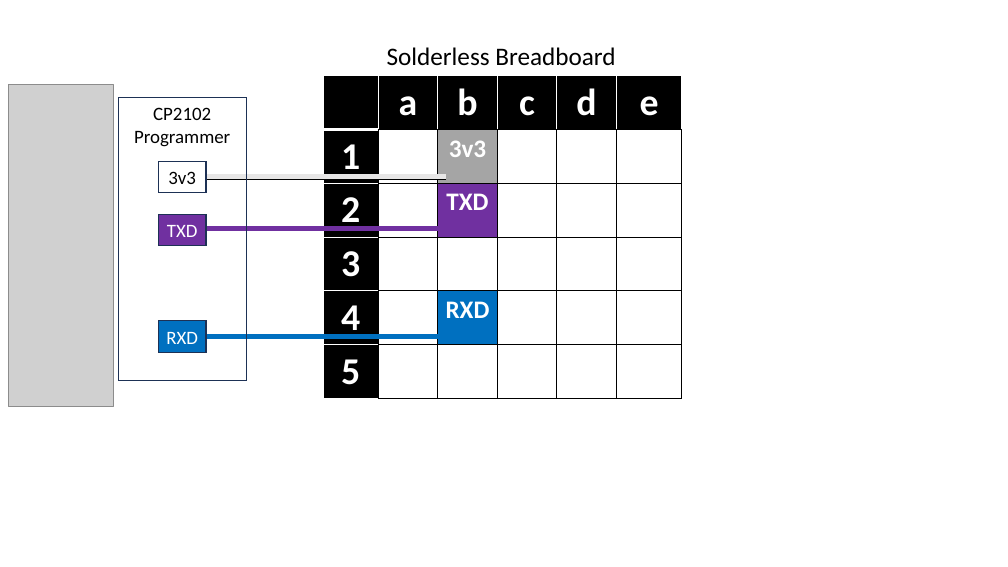
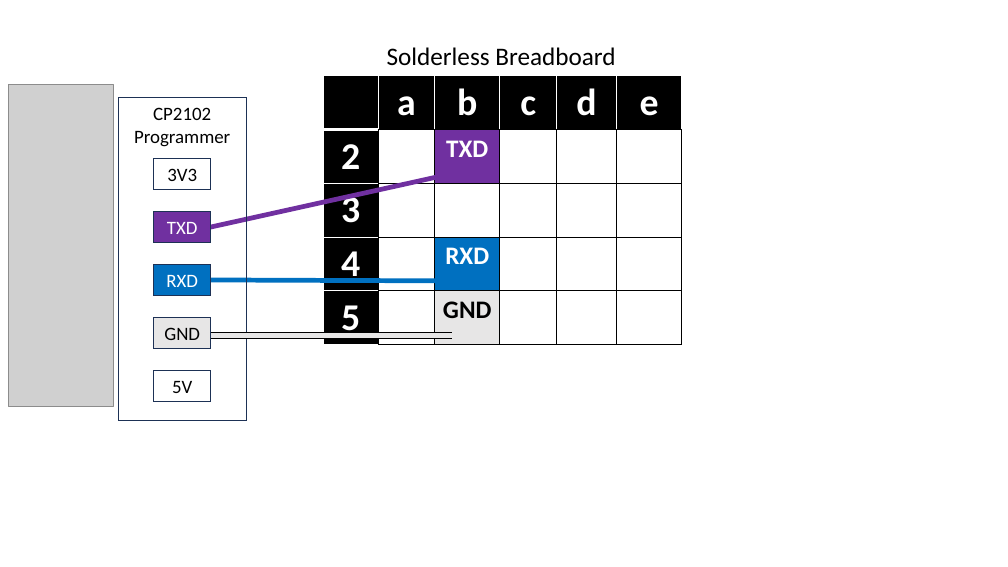
Before and after one commit to makersmakingchange/Twitch-Switch, a slide deck: slide 4 of Documentation/Working_Documents/Assets/Twitch Switch Programmer Diagram.pptx (slide 5 before the commit). Drawn at 1008x567 pixels with LibreOffice and Linux fonts; fonts in the diff are those of the drawing; grey boxes stand for pictures. Boxes give left, top, right and bottom in pixels: in the first picture for what was removed or moved away, otherwise in the second. Text is boxed around its words. In the diff, an @@ line names an element or a change of style, - is before the commit and + after.

```diff
--- a/Documentation/Working_Documents/Assets/Twitch Switch Programmer Diagram.pptx
+++ b/Documentation/Working_Documents/Assets/Twitch Switch Programmer Diagram.pptx
@@ table at <box>324,76,684,345</box> @@
-row 2: 1 |  | 3v3 |  |  | 
-row 5, column 3: 
+row 5, column 3: GND
@@ rectangle "CP2102 Programmer": place and size @@
-rectangle "CP2102 Programmer" at <box>118,98,246,380</box>
+rectangle "CP2102 Programmer" at <box>118,98,246,420</box>
@@ rectangle "3V3": place and size @@
-rectangle "3V3" at <box>159,161,206,192</box>
+rectangle "3V3" at <box>154,159,211,190</box>
@@ rectangle "3V3" at <box>154,159,211,190</box>: fill #FFFFFF to none @@
@@ text in rectangle at <box>167,168,197,181</box>: text changed @@
-3v3
+3V3
@@ line moved from (200, 228) - (446, 228) to (210, 227) - (445, 175) @@
@@ rectangle "TXD": place and size @@
-rectangle "TXD" at <box>159,215,206,246</box>
+rectangle "TXD" at <box>154,212,211,243</box>
@@ rectangle "RXD": place and size @@
-rectangle "RXD" at <box>159,321,206,352</box>
+rectangle "RXD" at <box>154,265,211,296</box>
@@ line moved from (200, 337) - (467, 337) to (210, 280) - (464, 281) @@
@@ rectangle added at <box>154,318,211,349</box>, fill #E7E6E6, outline #1E3256 1 pt, 18 pt, text #000000 @@
+GND
@@ line moved from (200, 177) - (446, 177) to (206, 336) - (452, 336) @@
@@ line moved from (200, 177) - (446, 177) to (206, 336) - (452, 336) @@
@@ rectangle added at <box>154,371,211,402</box>, outline #1E3256 1 pt, 18 pt, text #000000 @@
+5V
```
Also in this commit, not shown: 2 other slides changed, 1 slide added, 5 slides removed, 6 other files.
